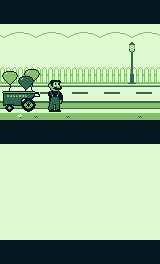
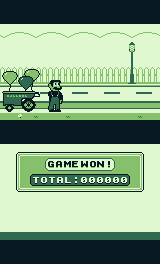
Before/after of a 160×264 layered artwork. What changed in the layer stack:
added layer "VictoryInfo" in group "EndingCutscene" over [16, 152, 144, 192]
added layer "Sky" in group "EndingCutscene" over [0, 232, 160, 240]
